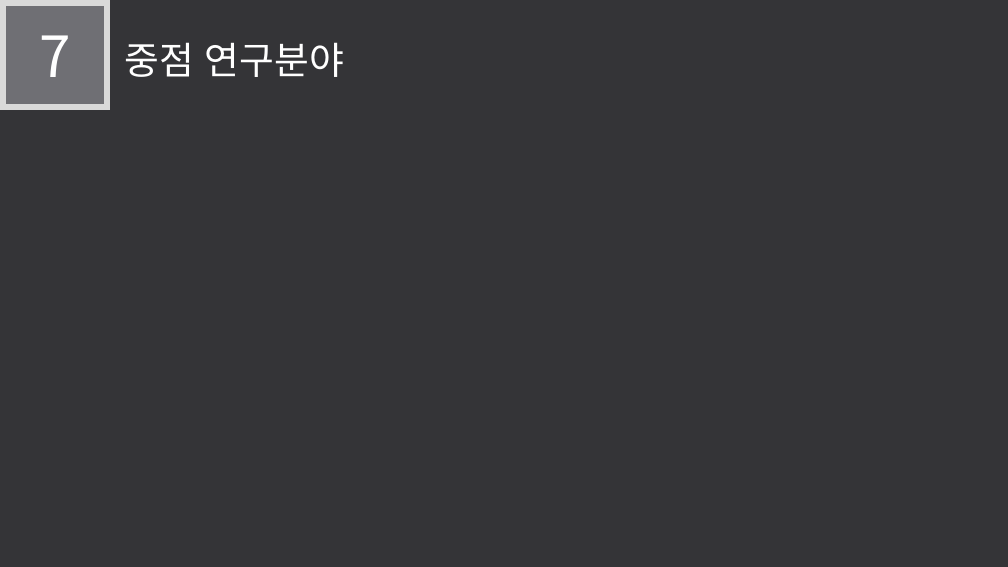
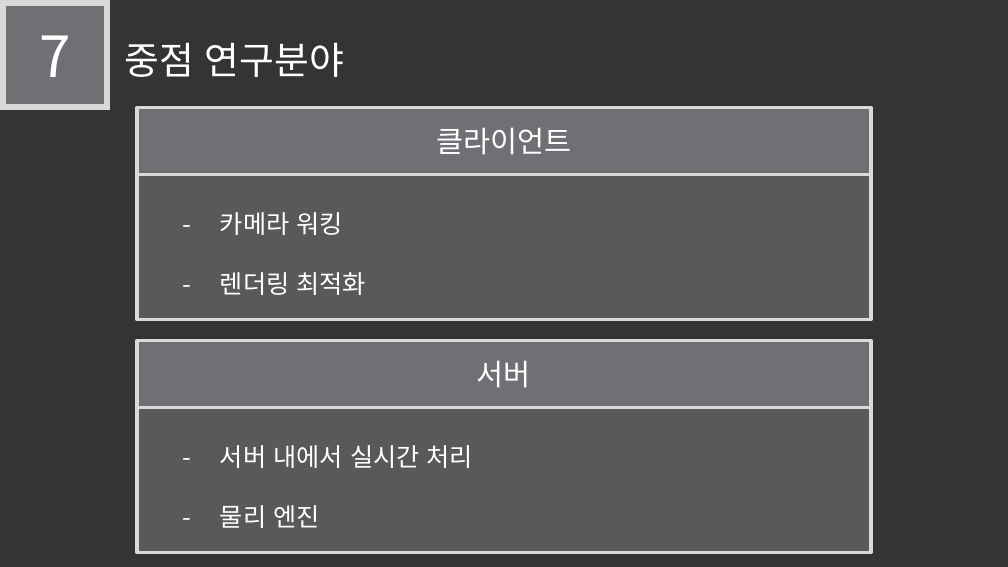
Before and after one commit to LEGO0937/Our_Project, a slide deck: slide 13 of 기획단계/졸작 제안서_α.pptx (slide 12 before the commit). Drawn at 1008x567 pixels with LibreOffice and Linux fonts; fonts in the diff are those of the drawing. Boxes give left, top, right and bottom in pixels: in the first picture for what was removed or moved away, otherwise in the second. Text is boxed around its words. In the diff, an @@ line names an element or a change of style, - is before the commit and + after.

```diff
--- a/기획단계/졸작 제안서_α.pptx
+++ b/기획단계/졸작 제안서_α.pptx
@@ rectangle added at (137,107,871,175), fill #6F6F74, outline #D9D9D9 3 pt, 28 pt, text #FFFFFF @@
+클라이언트
@@ rectangle added at (137,175,871,320), fill #595959, outline #D9D9D9 3 pt, 24 pt, text #FFFFFF @@
+- 카메라 워킹
+- 렌더링 최적화
@@ rectangle added at (137,340,871,408), fill #6F6F74, outline #D9D9D9 3 pt, 28 pt, text #FFFFFF @@
+서버
@@ rectangle added at (137,408,871,553), fill #595959, outline #D9D9D9 3 pt, 24 pt, text #FFFFFF @@
+- 서버 내에서 실시간 처리
+- 물리 엔진
```
Also in this commit, not shown: 3 other slides changed, 1 slide added.
